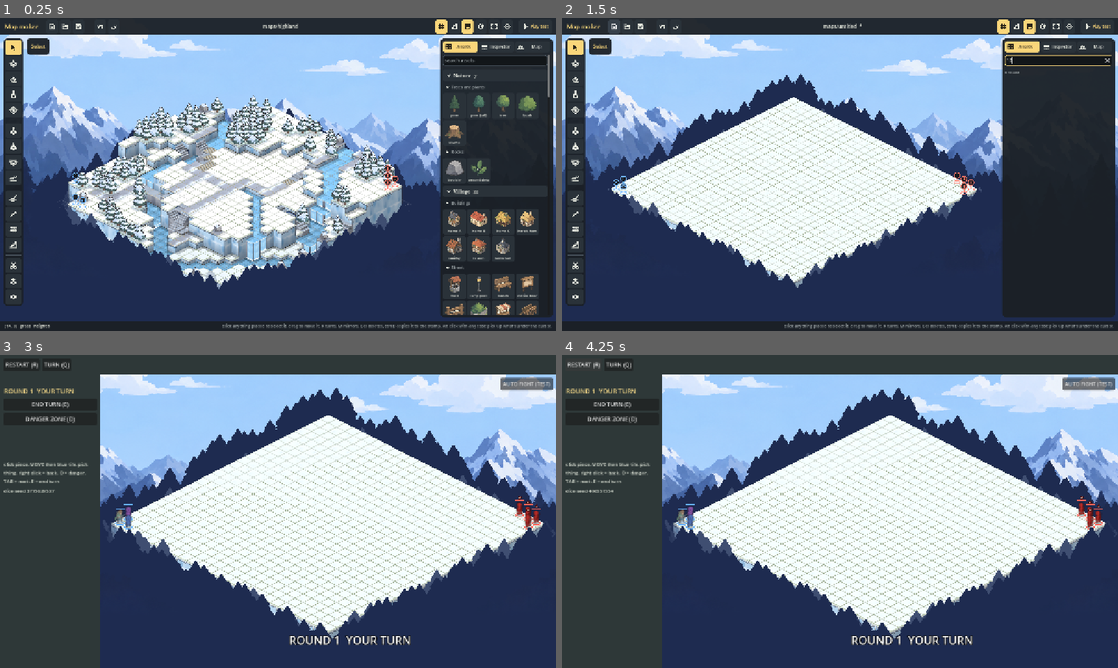
Above: before the commit, frames 1-4 (two rows, left to right).
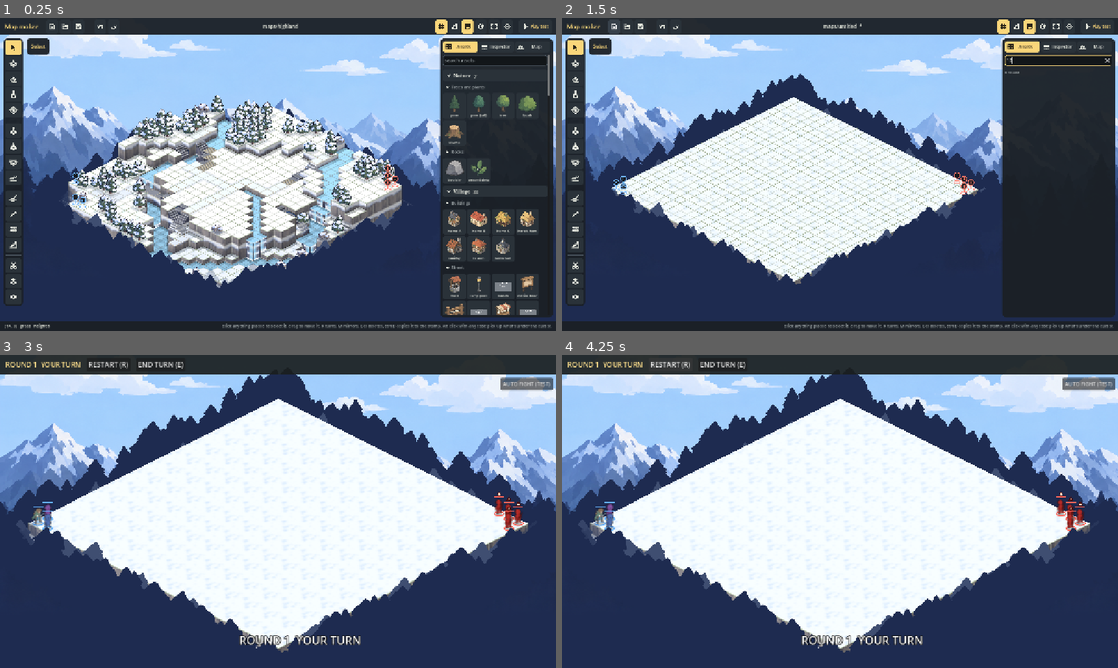
Above: after the commit, the same moments.

Repository: BrandonSigil/lodestone
Game: Godot game, scene res://scenes/map_maker.tscn
Two runs of this game, one before a commit and one after it. Both use one fixed random seed, a clock stepped at 60 frames per second and the inputs below. This scene is started directly instead of the project's main scene.
Inputs (mouse positions are in pixels of both pictures, inside the frame that each line leads up to):
- Up to frame 1 (0.25 s): no input
- Up to frame 2 (1.5 s): click (1056, 58) at 0.52 s; type "12" at 0.6 s; click (612, 27) at 1.25 s
- Up to frame 3 (3 s): click (50, 364) at 2 s; click "Play test" at 2.75 s
- Up to frame 4 (4.25 s): click "RESTART (R)" at 3.5 s

The runs differ from the first frame. In frame 1, 11% of the frame differs, in the area x 6-99%, y 24-95%; in frame 2, 1.2%; in frame 3, 30%; in frame 4, 30%, in the area x 0-100%, y 2-96%.

Commit message:
Snow pass: watercolour tops, painterly sides, prop variants; clean battle view
Snow art (approved by Brandon, in game/art/source/battle/snow):
- Code-drawn watercolour tops (tools/art/code_tops.py): grass, speckled, stone,
  ice, forest floor and path. Seamless by construction.
- Picsart sides with built-in snow caps; Picsart props with variants: five pines,
  three bushes, two boulders, plus crystals, pillar, spire, arch and stump.
- data/battle_art_snow.csv lists the variants so each cell picks among them, and
  sets the engine lip to 0 for snow (the sides carry their own caps). The snow
  look's forest ring uses all five pines.

Pipeline tools:
- tools/art/props_cut.py: finds props from the paper gaps, keys the paper,
  clears enclosed paper, writes 256 px sprites to a staging folder.
- tools/art/tile_seam_check.py and style_check.py: read-only repeat and
  busyness checks against the approved references (bar 0.42).
- Prompts for each batch in art/prompts/.

Battle view:
- scenes/battle_view.tscn: one fight on one map with a small HUD, no editing
  panels. The map maker's Play test, check.sh, screenshot.sh and the new
  tools/battle_shot.gd use it. The combat sandbox is archived (editor only).

Cleanup:
- Six non-isometric props moved to art/picsart/archive/removed/, replaced by
  labelled grey placeholders (the snow arch is now real art).

Co-Authored-By: Claude Opus 5.5 <noreply@anthropic.com>

Diff:
--- /dev/null
+++ b/game/data/battle_art_snow.csv
@@ -0,0 +1,9 @@
+terrain,top,side,props,prop_height,prop_count,lip
+grass,top_grass,side_cliff,,0,0,0
+forest,top_forest,side_cliff,prop_pine_1|prop_pine_2|prop_pine_3|prop_pine_4|prop_pine_5|prop_bush|prop_bush_2|prop_bush_3,1.15,2,0
+water,top_water,side_masonry,,0,0,0
+rock,top_rock,side_cliff,prop_boulder|prop_boulder_2,0.55,1,0
+road,top_road,side_cliff,,0,0,0
+stone,top_stone,side_masonry,,0,0,0
+stairs,top_stone,side_masonry,,0,0,0
+ruin,top_stone,side_masonry,prop_pillar,1.6,1,0
--- a/game/data/looks.csv
+++ b/game/data/looks.csv
@@ -1,7 +1,7 @@
 id,staging,floor,skirt,ridge,trees,tree_scale,sky_top,sky_low,cloud,far,near,snow,haze,wood_far,wood,floor_col,tree
 forest,valley,-6,3,hills,prop_pine_1|prop_pine_2,1.8,#8fbfd9,#e4eedb,#fbfbf3,#a3bfae,#86a593,#c4d6c9,#d6e3d1,#4d7360,#3a5b4b,#2c473b,#88a898
 alpine,valley,-6,2,peaks,snow/prop_pine_1|snow/prop_pine_2,1.9,#79abdf,#c4dcf0,#f6f9fc,#8f9ccb,#6f7db0,#eef2fa,#c9d8ee,#3f6085,#2d4a6b,#233a56,#7aa6b4
-snow,valley,-6,3,peaks,prop_pine_1|prop_pine_2,1.9,#9fbfdc,#e3edf6,#ffffff,#a9b7d4,#8a9ac0,#f6f8fc,#dfe8f3,#5b7393,#465d7c,#384c66,#a5b8d4
+snow,valley,-6,3,peaks,prop_pine_1|prop_pine_2|prop_pine_3|prop_pine_4|prop_pine_5,1.9,#9fbfdc,#e3edf6,#ffffff,#a9b7d4,#8a9ac0,#f6f8fc,#dfe8f3,#5b7393,#465d7c,#384c66,#a5b8d4
 canyon,valley,-6,3,mesas,prop_pine_1|prop_pine_2,1.5,#e7a874,#f6dfb8,#fff4e2,#d99a6c,#bb7a52,#efc49c,#f2d3ab,#9a6446,#7c4c34,#5f3a28,#c99a7a
 marsh,valley,-5,3,hills,prop_pine_1|prop_pine_2,1.8,#9fb7ae,#dfe6d6,#f3f5ee,#8fa59a,#74897f,#b2c2b8,#cfd9cc,#4a6457,#3a5045,#2e4037,#8ca394
 ruins,valley,-6,3,peaks,base/prop_pine_1|base/prop_pine_2,1.6,#a9c4d8,#efe7d4,#fffaf0,#b5aca0,#988e82,#efe9de,#e6dccb,#6e6a5c,#57544a,#45433b,#a8a294
--- /dev/null
+++ b/game/scenes/battle_view.tscn
@@ -0,0 +1,6 @@
+[gd_scene load_steps=2 format=3]
+
+[ext_resource type="Script" path="res://scripts/battle/battle_view.gd" id="1"]
+
+[node name="BattleView" type="Node2D"]
+script = ExtResource("1")
--- /dev/null
+++ b/game/scripts/battle/battle_view.gd
@@ -0,0 +1,125 @@
+extends Node2D
+## The battle view: one fight on one battle map, with no editing tools. It is where fights run for the map
+## maker's Play test and for the screenshot tools. Maps are edited in the map maker (F8).
+##
+## Opens the map in Game.sandbox_map (set by the map maker's Play test) or else data/maps/highland.json.
+## R restarts the fight with new dice. The HUD is a round label, END TURN, the last info line and a short log.
+## The labels are developer labels, not player-facing text, so they don't go through Txt, except the round line.
+
+const HUD_H := 44.0
+const WALL_ON := true  ## the newest look: the skyline wallpaper and foreground band
+
+var battle: Battle
+var setup: SandboxSetup
+var _phase: Label
+var _info: Label
+var _log: Label
+var _hud: CanvasLayer
+
+
+func _ready() -> void:
+	RenderingServer.set_default_clear_color(Color(0.13, 0.16, 0.16))
+	var path := Game.sandbox_map if Game.sandbox_map != "" else SandboxSetup.MAP_DIR + "highland.json"
+	setup = SandboxSetup.load_file(path)
+	if setup == null:
+		setup = SandboxSetup.default_setup()
+	_build_hud()
+	_start()
+	get_viewport().size_changed.connect(_layout)
+
+
+func _exit_tree() -> void:
+	CombatRules.reset_switches()
+
+
+## Rectangle the board is shown in: everything under the HUD bar.
+func play_rect() -> Rect2:
+	var vs := get_viewport_rect().size
+	return Rect2(0, HUD_H, vs.x, vs.y - HUD_H)
+
+
+func _layout() -> void:
+	if battle:
+		battle.layout(play_rect())
+
+
+func _start() -> void:
+	if battle:
+		battle.queue_free()
+	setup.apply_switches()
+	var units := setup.build_units()
+	battle = Battle.new()
+	add_child(battle)
+	battle.wallpaper = WALL_ON
+	battle.setup(setup.grid.resized(setup.grid.w, setup.grid.h), units, randi(), setup.strangeness, setup.supplies.duplicate())
+	battle.board.art_set = setup.art_set
+	battle.board.show_grid = false
+	battle.board.rot = setup.view
+	battle.info.connect(func(t: String) -> void: _info.text = t)
+	battle.log_line.connect(_add_log)
+	battle.phase_changed.connect(func(team: int) -> void:
+		_phase.text = Txt.f("UI_ROUND", battle.round_no) + "  " + (Txt.t("UI_PLAYER_PHASE") if team == 0 else Txt.t("UI_ENEMY_PHASE")))
+	battle.finished.connect(func(won: bool) -> void:
+		_phase.text = ("WIN" if won else "LOSE") + "  -  R to restart")
+	_log.text = ""
+	_layout()
+	battle.start()
+
+
+func _add_log(line: String) -> void:
+	var lines := _log.text.split("\n", false)
+	lines.append(line)
+	_log.text = "\n".join(lines.slice(-6))
+
+
+func _build_hud() -> void:
+	_hud = CanvasLayer.new()
+	add_child(_hud)
+	var bar := Panel.new()
+	bar.position = Vector2.ZERO
+	bar.size = Vector2(get_viewport_rect().size.x, HUD_H)
+	bar.anchor_right = 1.0
+	bar.add_theme_stylebox_override("panel", _box(Color(0.1, 0.12, 0.12, 0.92)))
+	_hud.add_child(bar)
+	var row := HBoxContainer.new()
+	row.position = Vector2(12, 6)
+	row.add_theme_constant_override("separation", 14)
+	bar.add_child(row)
+	_phase = Label.new()
+	_phase.add_theme_font_size_override("font_size", 16)
+	_phase.add_theme_color_override("font_color", Color(1, 0.88, 0.55))
+	row.add_child(_phase)
+	row.add_child(_button("RESTART (R)", func() -> void: _start()))
+	row.add_child(_button("END TURN (E)", func() -> void: if battle: battle.end_player_phase()))
+	_info = Label.new()
+	_info.add_theme_font_size_override("font_size", 13)
+	_info.add_theme_color_override("font_color", Color(0.9, 0.92, 0.87))
+	row.add_child(_info)
+	_log = Label.new()
+	_log.add_theme_font_size_override("font_size", 12)
+	_log.add_theme_color_override("font_color", Color(0.75, 0.8, 0.76))
+	_hud.add_child(_log)
+	_log.position = Vector2(12, HUD_H + 8)
+
+
+func _button(text: String, cb: Callable) -> Button:
+	var b := Button.new()
+	b.text = text
+	b.focus_mode = Control.FOCUS_NONE
+	b.pressed.connect(cb)
+	return b
+
+
+func _box(col: Color) -> StyleBoxFlat:
+	var sb := StyleBoxFlat.new()
+	sb.bg_color = col
+	return sb
+
+
+func _unhandled_key_input(event: InputEvent) -> void:
+	if not event.pressed or event.is_echo():
+		return
+	if event.keycode == KEY_R:
+		_start()
+	elif event.keycode == KEY_E and battle:
+		battle.end_player_phase()
--- a/game/scripts/core/game.gd
+++ b/game/scripts/core/game.gd
@@ -8,7 +8,8 @@
 const TRAIL := "res://scenes/trail.tscn"
 const COMBAT := "res://scenes/combat.tscn"
 const WORLD_MAP := "res://scenes/world_map.tscn"
-const SANDBOX := "res://scenes/combat_sandbox.tscn"  ## archived old combat sandbox: in no menu or key, open it in the editor (F6)
+const BATTLE := "res://scenes/battle_view.tscn"  ## one fight on one map, no editing tools: the map maker's Play test
+const SANDBOX := "res://scenes/combat_sandbox.tscn"  ## archived combat sandbox: in no menu or key, open it in the editor (F6)
 const EXPLORE := "res://scenes/explore.tscn"  ## walkable map, F10 from any screen for now
 const MAKER := "res://scenes/map_maker.tscn"  ## the map maker, F8 from any screen
 const LAUNCH := "res://scenes/launch.tscn"  ## the fast-travel menu the game opens on, F7 from any screen
--- a/game/scripts/maker/map_maker.gd
+++ b/game/scripts/maker/map_maker.gd
@@ -252,7 +252,7 @@
 		if not FileAccess.file_exists(Game.sandbox_map):
 			Game.sandbox_map = SandboxSetup.USER_MAP_DIR + doc.map_name + ".json"
 		Game.sandbox_play = true
-		Game.go(Game.SANDBOX)
+		Game.go(Game.BATTLE)
 	else:
 		Game.ensure_run()
 		Game.explore_map = doc.map_name
--- /dev/null
+++ b/game/tools/battle_shot.gd
@@ -0,0 +1,40 @@
+extends SceneTree
+## Renders the battle view (scenes/battle_view.tscn) to a PNG, so the fight can be checked headless.
+## Args after "--": <png path> <map name in data/maps, e.g. highland> [total|player] [tile set to try]
+## total: the whole board. player: the board zoomed on the lead piece, HUD hidden (about the play camera).
+
+var _frames := 0
+var _out := ""
+var _mode := "total"
+var _set := ""
+var _view: Node
+
+
+func _initialize() -> void:
+	var args := OS.get_cmdline_user_args()
+	_out = args[0]
+	var map := args[1] if args.size() > 1 else "highland"
+	_mode = args[2] if args.size() > 2 else "total"
+	_set = args[3] if args.size() > 3 else ""
+	root.get_node("Game").set("sandbox_map", "res://data/maps/%s.json" % map)
+	change_scene_to_file("res://scenes/battle_view.tscn")
+
+
+func _process(_delta: float) -> bool:
+	_frames += 1
+	if _frames == 3 and _set != "":  # try another tile set on the same map
+		current_scene.setup.art_set = _set
+		current_scene._start()
+	if _frames == 12 and _mode == "player":
+		_view = current_scene
+		var board = _view.battle.board  # untyped: this -s script compiles before the game classes exist
+		var lead = _view.battle.units[0]
+		var k := 2.2
+		for child in _view._hud.get_children():
+			child.visible = false
+		board.scale = Vector2.ONE * k
+		board.position = _view.play_rect().get_center() - board.cell_top(lead.cell) * k
+	if _frames == 24:
+		root.get_viewport().get_texture().get_image().save_png(_out)
+		quit()
+	return false
Binary file changed: game/art/source/battle/ruins/prop_ruin.png
Not shown, changed: game/art/source/battle/ruins/prop_ruin.png.import
Binary file changed: game/art/source/battle/snow/prop_boulder.png
Binary file added: game/art/source/battle/snow/prop_boulder_2.png
Not shown, added: game/art/source/battle/snow/prop_boulder_2.png.import
Binary file changed: game/art/source/battle/snow/prop_bush.png
Binary file added: game/art/source/battle/snow/prop_bush_2.png
Not shown, added: game/art/source/battle/snow/prop_bush_2.png.import
Binary file added: game/art/source/battle/snow/prop_bush_3.png
Not shown, added: game/art/source/battle/snow/prop_bush_3.png.import
Binary file changed: game/art/source/battle/snow/prop_detail.png
Binary file changed: game/art/source/battle/snow/prop_landmark.png
(and 56 more such lines)
